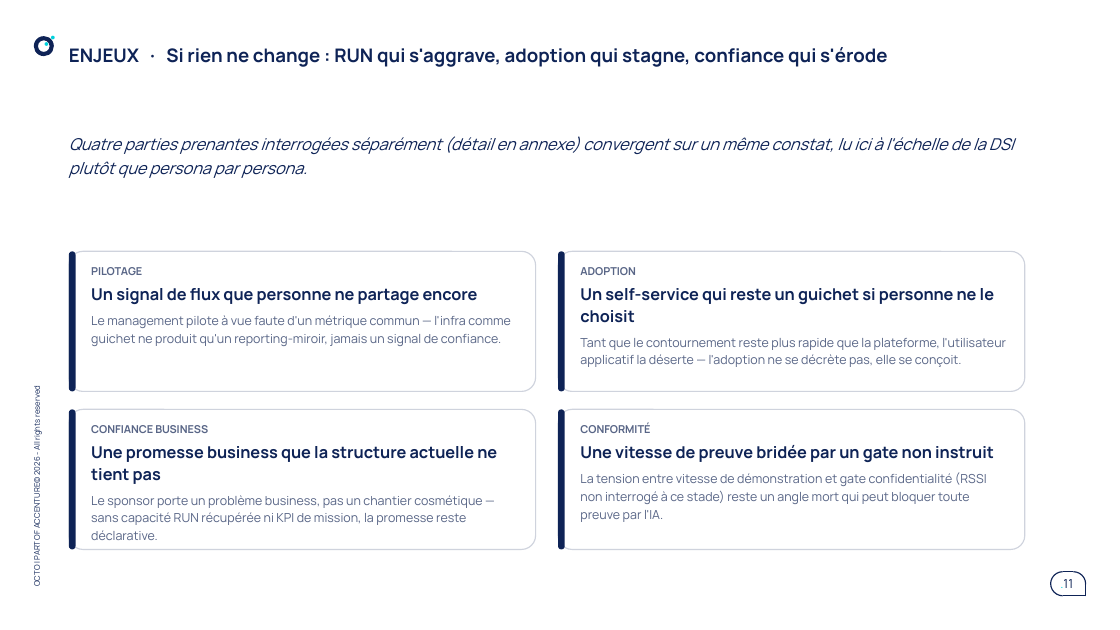
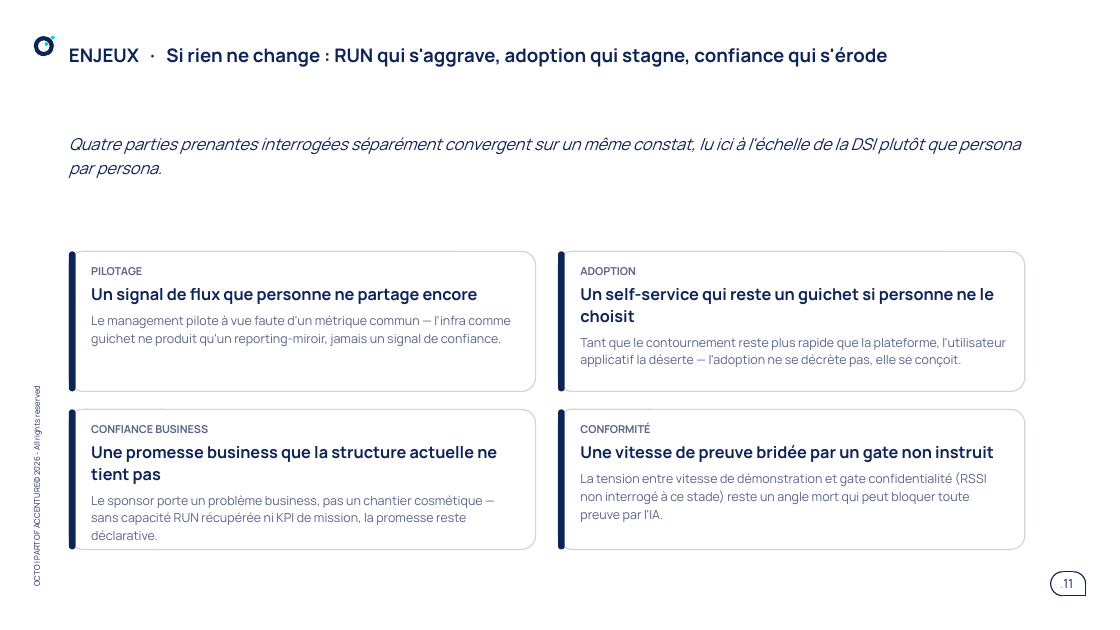
Before and after one commit to claudecamus-dot/Vscode3, a slide deck: slide 11 of docs/cadrage-ppt/bmad-iap-cadrage-synthese.pptx. Drawn at 1120x630 pixels with LibreOffice and Linux fonts; fonts in the diff are those of the drawing. Boxes give left, top, right and bottom in pixels: in the first picture for what was removed or moved away, otherwise in the second. Text is boxed around its words. In the diff, an @@ line names an element or a change of style, - is before the commit and + after.

```diff
--- a/docs/cadrage-ppt/bmad-iap-cadrage-synthese.pptx
+++ b/docs/cadrage-ppt/bmad-iap-cadrage-synthese.pptx
@@ text at (69,137,1020,178): text changed @@
-Quatre parties prenantes interrogées séparément (détail en annexe) convergent sur un même constat, lu ici à l'échelle de la DSI plutôt que persona par persona.
+Quatre parties prenantes interrogées séparément convergent sur un même constat, lu ici à l'échelle de la DSI plutôt que persona par persona.
```
Also in this commit, not shown: 3 other slides changed, 8 slides removed, 2 other files.
